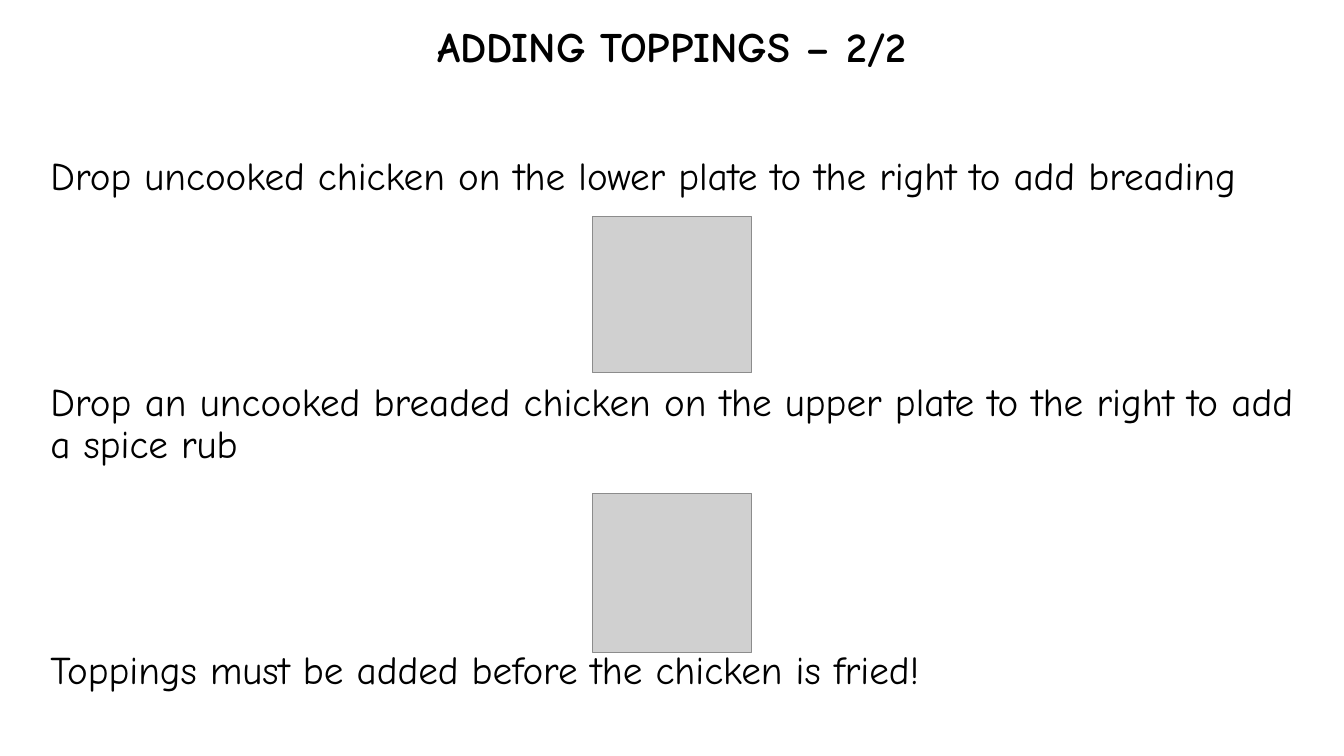
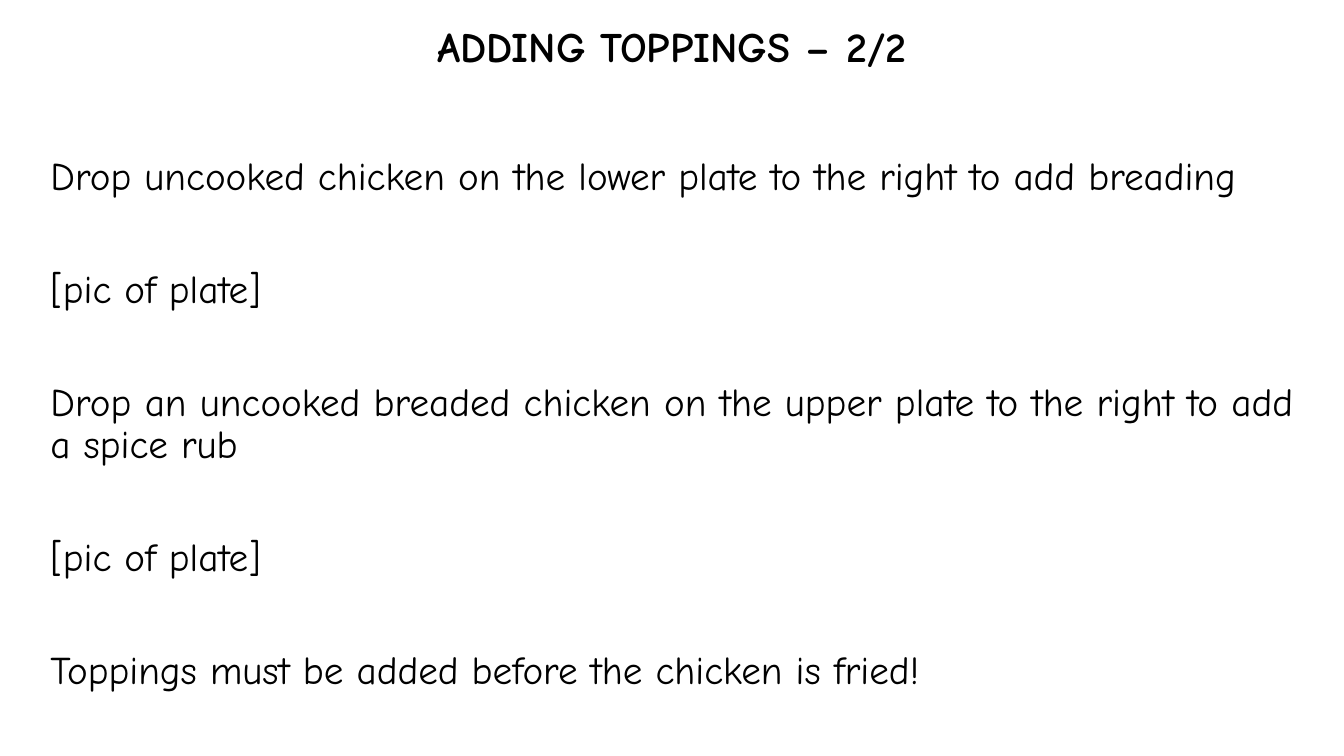
Before and after one commit to hwaet/LD48, a slide deck: slide 11 of Assets/Instructions/Source.pptx. Drawn at 1344x756 pixels with LibreOffice and Linux fonts; fonts in the diff are those of the drawing; grey boxes stand for pictures. Boxes give left, top, right and bottom in pixels: in the first picture for what was removed or moved away, otherwise in the second. Text is boxed around its words. In the diff, an @@ line names an element or a change of style, - is before the commit and + after.

```diff
--- a/Assets/Instructions/Source.pptx
+++ b/Assets/Instructions/Source.pptx
@@ picture removed at (593, 217, 752, 373) @@
@@ text at (50, 271, 261, 311): paragraph added @@
+[pic of plate]
@@ picture removed at (593, 493, 752, 652) @@
@@ text at (50, 539, 261, 579): paragraph added @@
+[pic of plate]
```
Also in this commit, not shown: 9 other slides changed, 30 other files.
